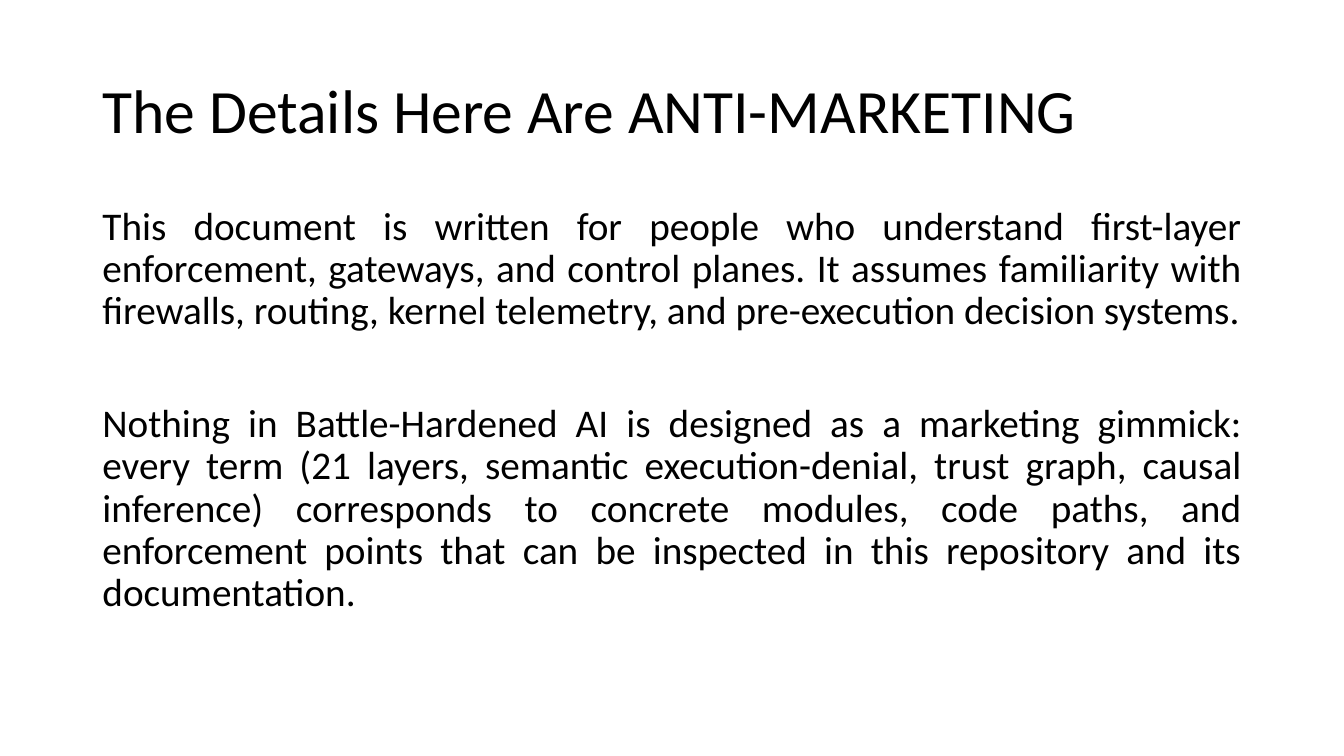
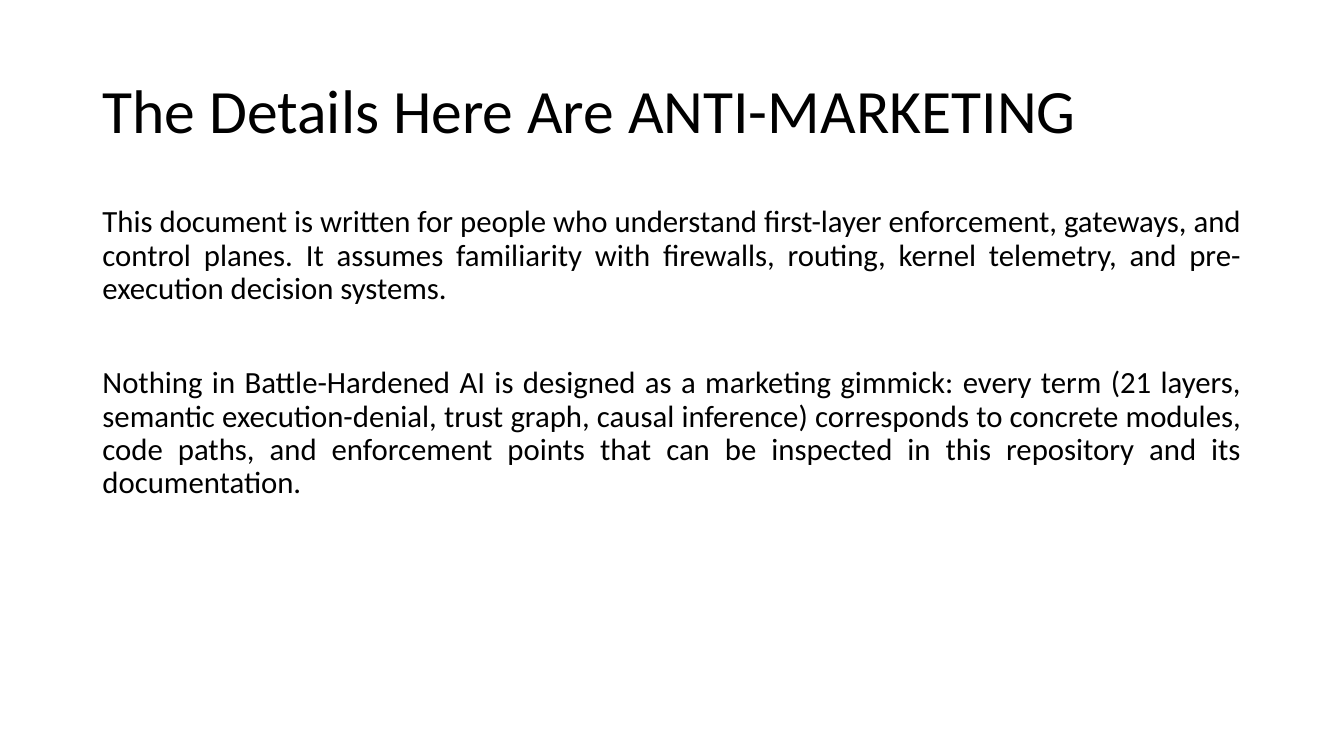
Before and after one commit to yuhisern7/battle-hardened-ai, a slide deck: slide 2 of assets/Battle-Hardened AI.pptx. Drawn at 1344x756 pixels with LibreOffice and Linux fonts; fonts in the diff are those of the drawing. Boxes give left, top, right and bottom in pixels: in the first picture for what was removed or moved away, otherwise in the second. Text is boxed around its words. In the diff, an @@ line names an element or a change of style, - is before the commit and + after.

Commit message:
Improved
Improved

```diff
--- a/assets/Battle-Hardened AI.pptx
+++ b/assets/Battle-Hardened AI.pptx
@@ text "This document is written for ..." at (102, 210, 1241, 494): size 28 to 22 pt @@
```
